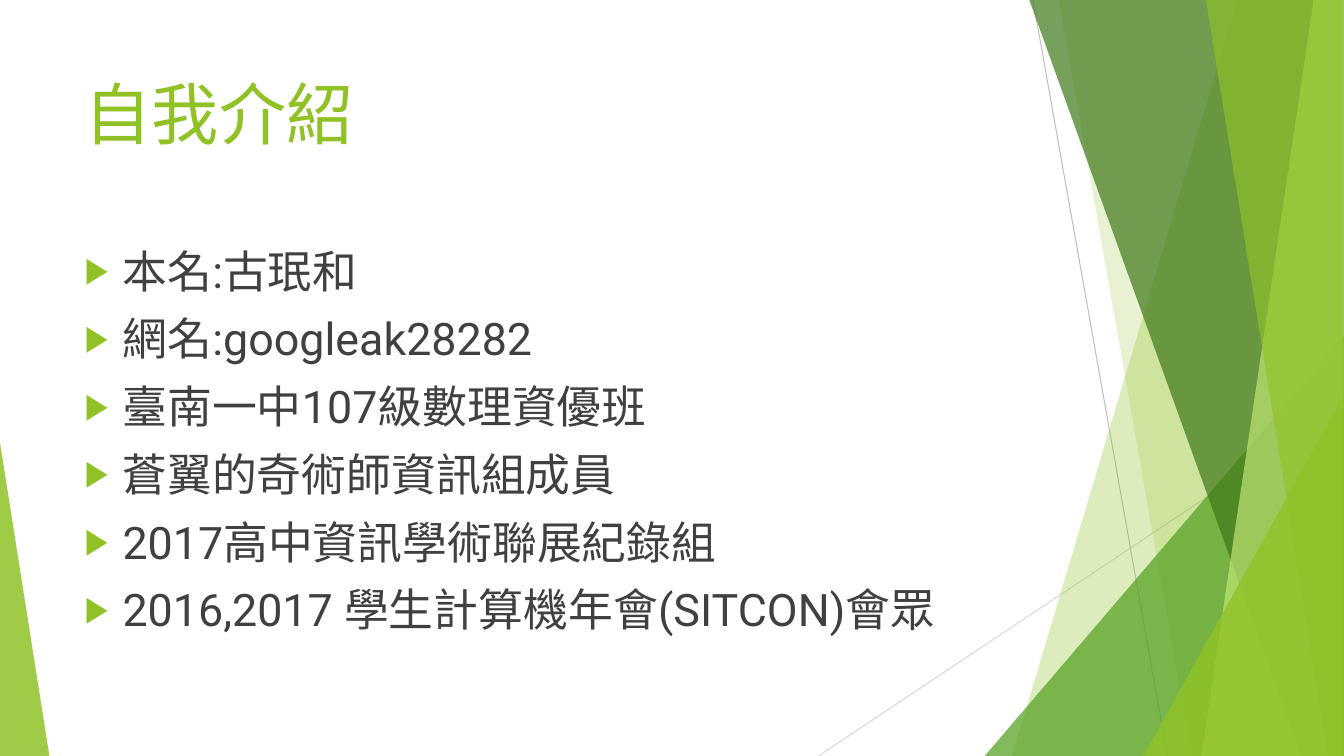
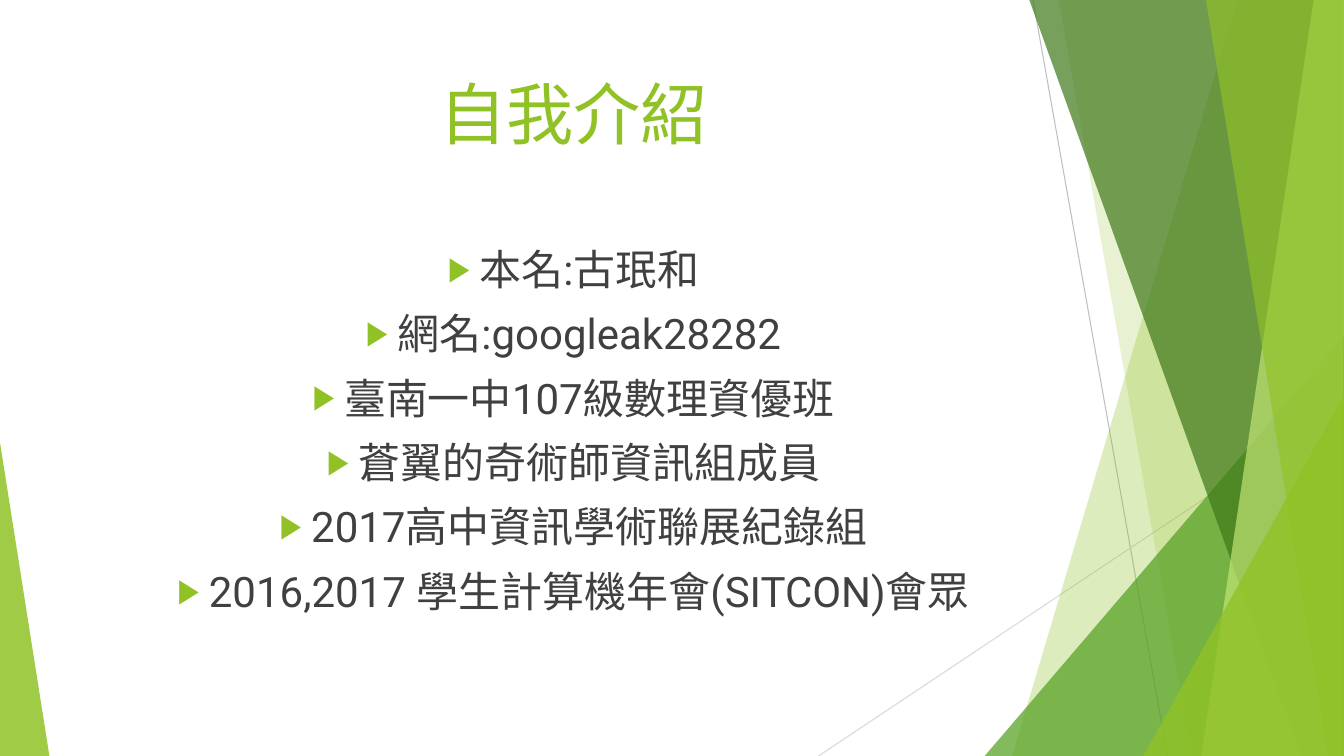
Before and after one commit to googleak28282/-, a slide deck: slide 2 of 二維線段樹.pptx. Drawn at 1344x756 pixels with LibreOffice and Linux fonts; fonts in the diff are those of the drawing. Boxes give left, top, right and bottom in pixels: in the first picture for what was removed or moved away, otherwise in the second. Text is boxed around its words. In the diff, an @@ line names an element or a change of style, - is before the commit and + after.

```diff
--- a/二維線段樹.pptx
+++ b/二維線段樹.pptx
@@ title "自我介紹" at (439, 82, 708, 145): alignment left to centre @@
@@ text "本名:古珉和" at (209, 249, 969, 617): size 32 to 30 pt; alignment left to centre; list level 1 to 2 in "本名:古珉和"; list level 1 to 2 in "網名:googleak28282"; list level 1 to 2 in "臺南一中107級數理資優班"; list level 1 to 2 in "蒼翼的奇術師資訊組成員"; list level 1 to 2 in "2017高中資訊學術聯展紀錄組"; list level 1 to 2 in "2016,2017 學生計算機年會(SITCON)會眾" @@
```
Also in this commit, not shown: 10 other slides changed, 1 slide added, 1 slide removed, 2 other files.
